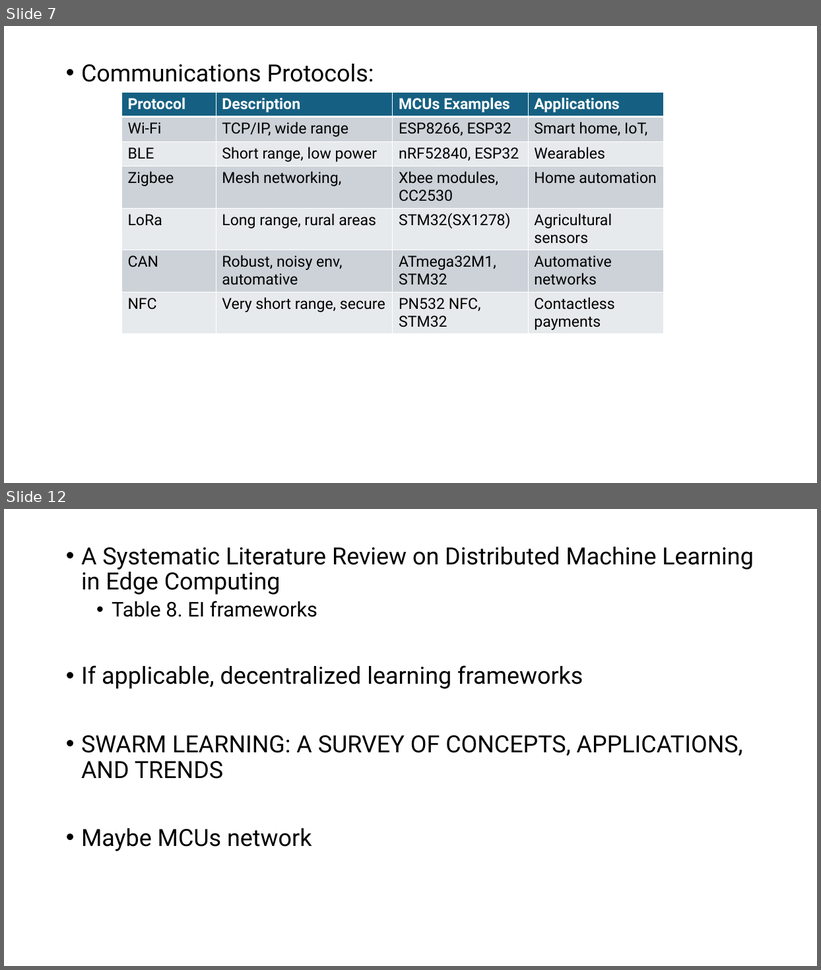
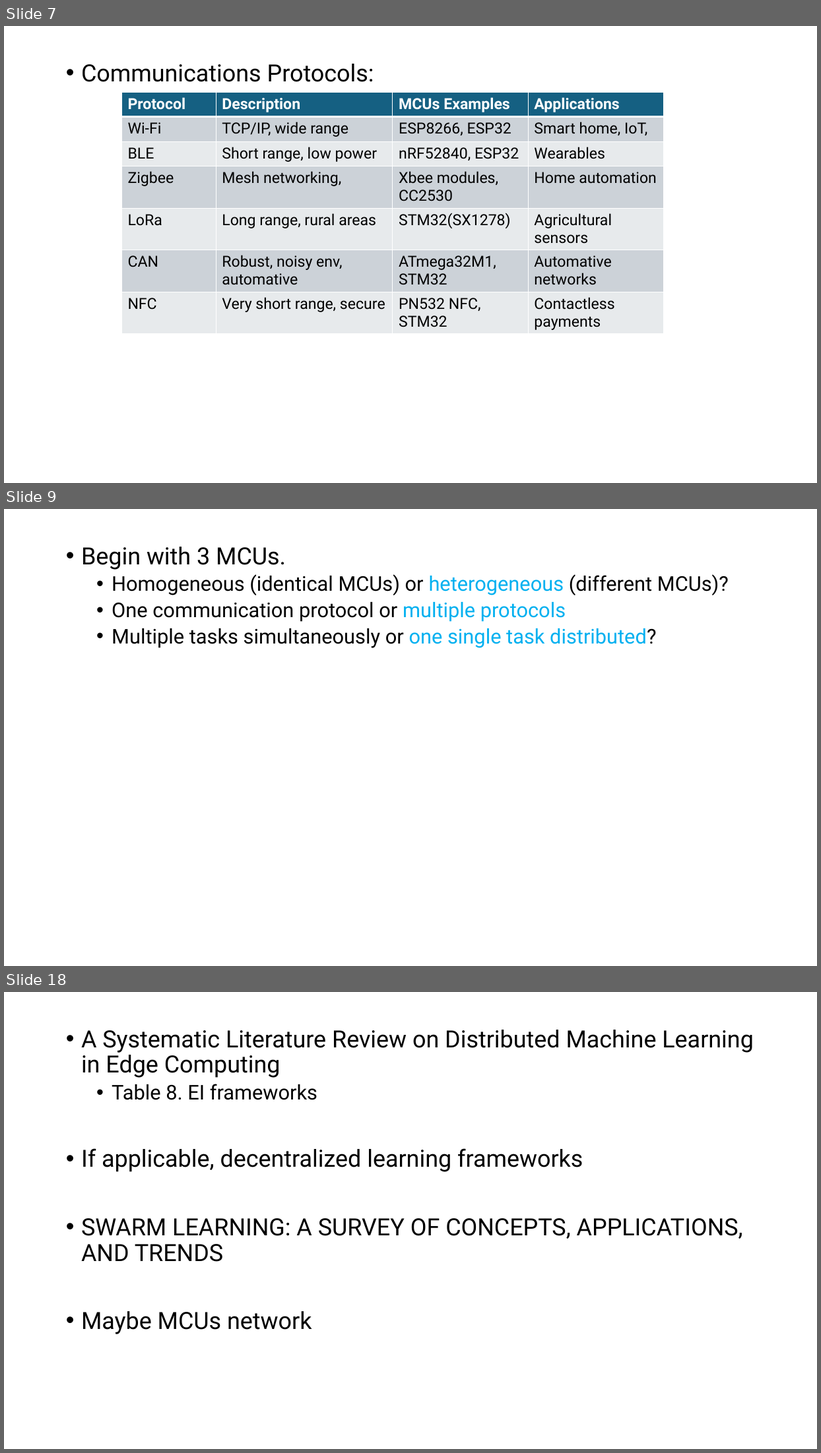
Before and after one commit to GXG-CS/on_device_learning, a slide deck: Swarm TinyML.pptx. Shown one above the other, each under a label of ours: slides 7 and 12 before the commit, slides 7, 9 and 18 after it; the slides between them are not shown. The pictures are 821x970 and 821x1453 pixels, drawn with LibreOffice and Linux fonts; fonts in the diff are those of the drawing. Boxes give left, top, right and bottom in pixels: in the first picture for what was removed or moved away, otherwise in the second. Text is boxed around its words. In the diff, an @@ line names an element or a change of style, - is before the commit and + after.

Commit message:
MCUs network architecture

```diff
--- a/Swarm TinyML.pptx
+++ b/Swarm TinyML.pptx
@@ slide 9 added at [4,509,817,966], background #FFFFFF @@
@@ text added at [81,547,729,648], 24 pt, text #000000 @@
+• Begin with 3 MCUs.
+  • Homogeneous (identical MCUs) or heterogeneous (different MCUs)?
+  • One communication protocol or multiple protocols
+  • Multiple tasks simultaneously or one single task distributed?
@@ what was slide 12 is now slide 18 @@
```
Also in this commit, not shown: 10 other slides added.
